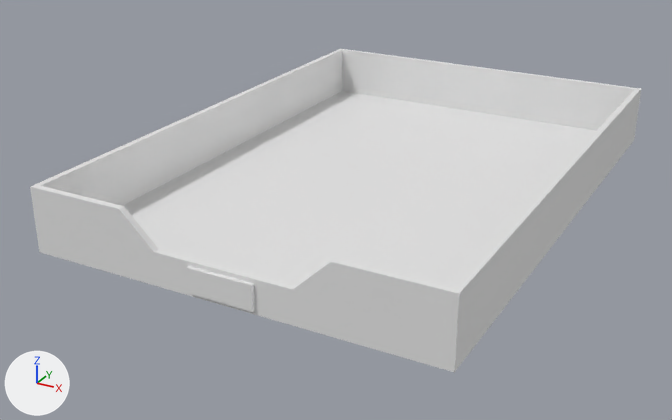
The FBX model Assets/Models/Environment/In and Out Basket.fbx as it was, and as the next commit left it.
One viewpoint serves both versions: a 50 mm lens placed at (0.312, -0.641, 0.292), pointed at (-0.023, -0.032, -0.012). Every picture has the same lights, and +X, +Y and +Z are marked at lower left. Where no turn or scale is listed for an object, it has been applied to the vertices.

Names of what the first picture shows: 'In and Out Basket'.
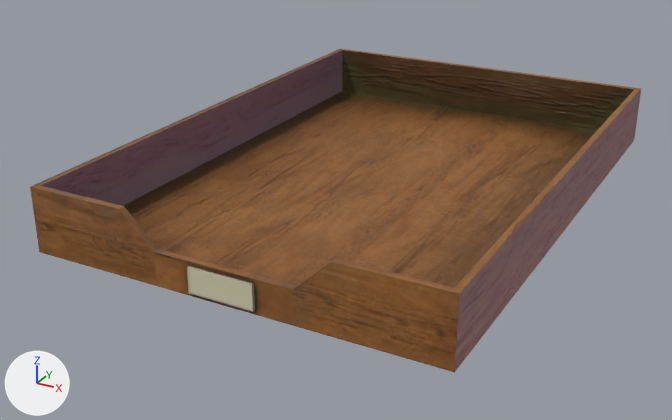
Changed parts and their boxes [x1, y1, x2, y2] in the pictures (672 x 420 px):
```json
{"object": "In and Out Basket", "change": "surface changed", "before": [30, 49, 641, 372], "after": [30, 49, 641, 372], "on screen": "white to brown"}
```

Scene script edits in JSON lines:
```json
{"op": "add", "block": "img_in_and_out_basket_in_and_out_basket_diffuse_png", "code": ["img_in_and_out_basket_in_and_out_basket_diffuse_png = load_image('In and Out Basket_In and Out Basket_Diffuse.png', 'Materials/In and Out Basket_In and Out Basket_Diffuse.png', 512, 512, 'sRGB')"]}
{"op": "add", "block": "img_in_and_out_basket_in_and_out_basket_normal_png", "code": ["img_in_and_out_basket_in_and_out_basket_normal_png = load_image('In and Out Basket_In and Out Basket_Normal.png', 'Materials/In and Out Basket_In and Out Basket_Normal.png', 512, 512, 'Non-Color')"]}
{"op": "add", "block": "mat_in_and_out_basket", "code": "n2 = _N.new('ShaderNodeTexImage'); n2.name = 'Image Texture'"}
{"op": "add", "block": "mat_in_and_out_basket", "code": "n2.image = img_in_and_out_basket_in_and_out_basket_diffuse_png"}
{"op": "add", "block": "mat_in_and_out_basket", "code": "n3 = _N.new('ShaderNodeTexImage'); n3.name = 'Image Texture.001'"}
{"op": "add", "block": "mat_in_and_out_basket", "code": "n3.image = img_in_and_out_basket_in_and_out_basket_normal_png"}
{"op": "add", "block": "mat_in_and_out_basket", "code": "n4 = _N.new('ShaderNodeNormalMap'); n4.name = 'Normal Map'"}
{"block": "mat_in_and_out_basket", "where": "n0 = _N.new('ShaderNodeBsdfPrincipled'); n0.name = 'Principled BSDF'"}
{"op": "add", "block": "mat_in_and_out_basket", "code": "_L.new(n2.outputs[0], n0.inputs[0])  # 'Color' to 'Base Color'"}
{"op": "add", "block": "mat_in_and_out_basket", "code": "_L.new(n3.outputs[0], n4.inputs[1])  # 'Color' to 'Color'"}
{"op": "add", "block": "mat_in_and_out_basket", "code": "_L.new(n4.outputs[0], n0.inputs[5])  # 'Normal' to 'Normal'"}
```
